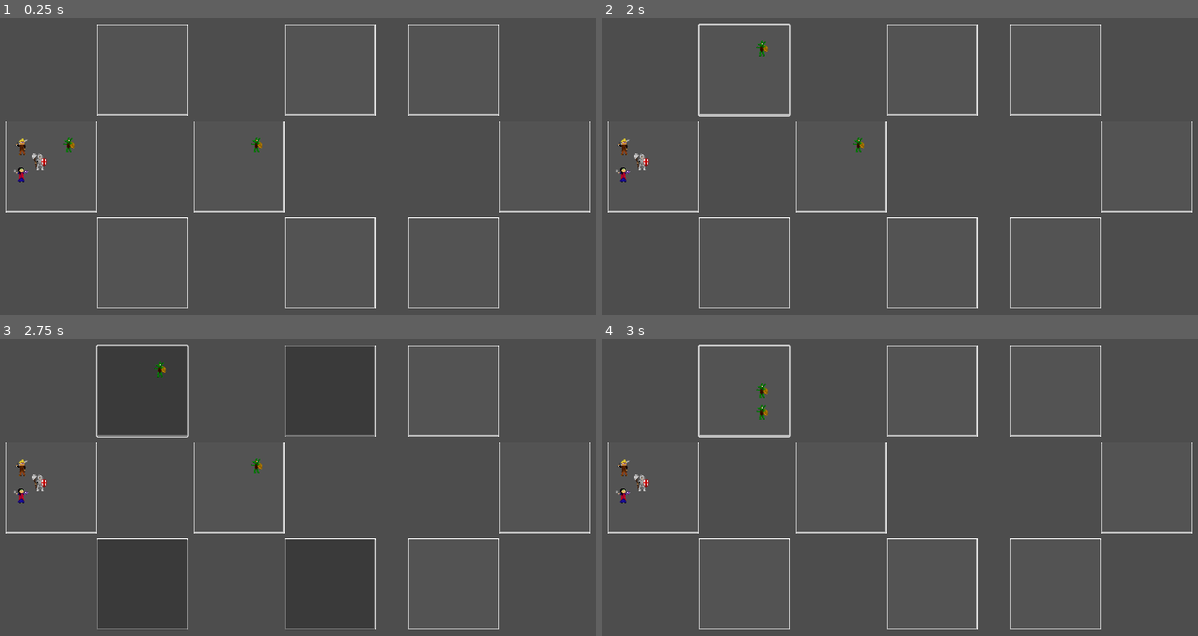
Above: before the commit, frames 1-4 (two rows, left to right).
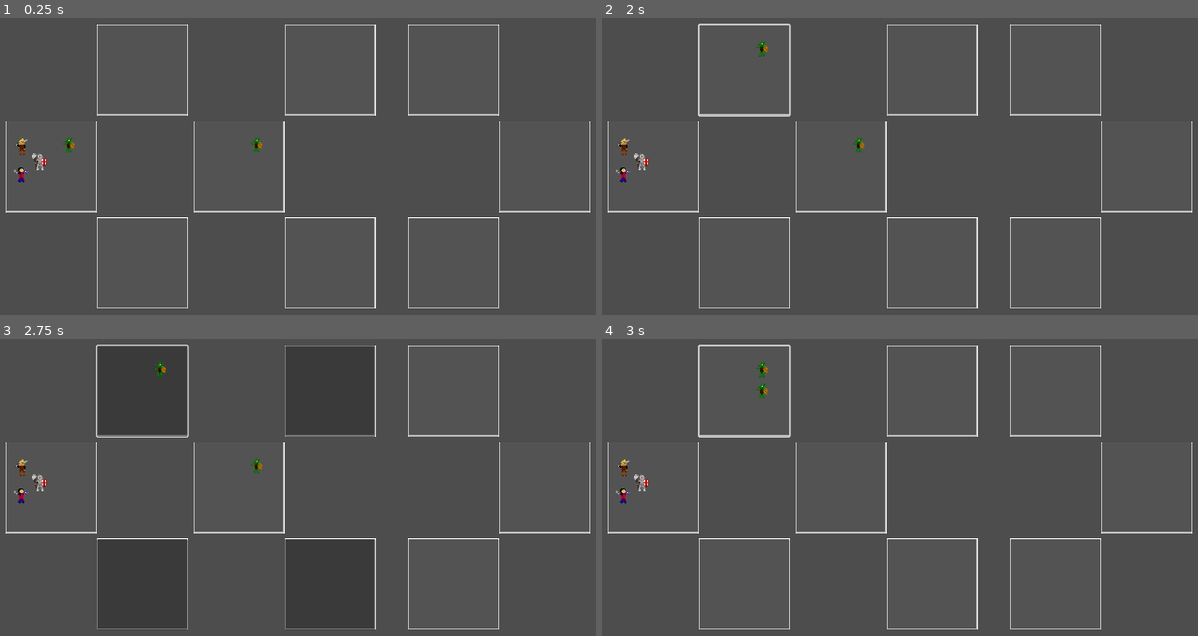
Above: after the commit, the same moments.

Repository: Gamnraa/GMTK-2023-Dungeon-Master
Game: Godot game, scene res://dungeon.tscn
The game is run twice, just before and just after one commit, with the same random seed, the same clock (stepped at 60 frames per second) and the same inputs. The engine's default icon, where the game draws it, is replaced by a stand-in: a white triangle on a blue panel in a dark square.
Inputs (mouse positions are in pixels of both pictures, inside the frame that each line leads up to):
- Up to frame 1 (0.25 s): no input
- Up to frame 2 (2 s): tap Enter at 0.5 s; move the mouse to (667, 145) at 0.52 s; click (667, 145) at 0.67 s; click (745, 71) at 1.27 s
- Up to frame 3 (2.75 s): tap Space at 2 s; move the mouse to (256, 466) at 2.02 s; click (256, 466) at 2.17 s
- Up to frame 4 (3 s): click (745, 392) at 2.77 s

Frames 1-3 are identical in both runs. In frame 4, 0.1% of the frame differs, in the area x 25-28%, y 7-28%.

Commit message:
How to disconnect signals as well

Diff:
--- a/entities/goblin.gd
+++ b/entities/goblin.gd
@@ -43,9 +43,11 @@
 	if curr_room:
 		for room in curr_room.next_rooms:
 			room.on_lose_focus()
+			room.send_to_room.disconnect(move_to_room)
 
 		for room in curr_room.prev_rooms:
 			room.on_lose_focus()
+			room.send_to_room.disconnect(move_to_room)
 
 func _ready():
 	show()
